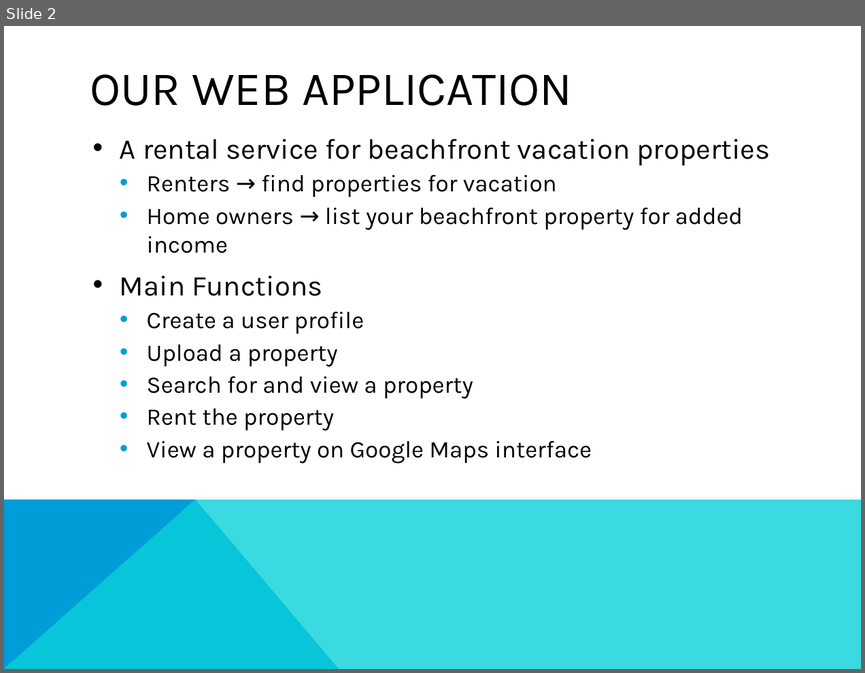
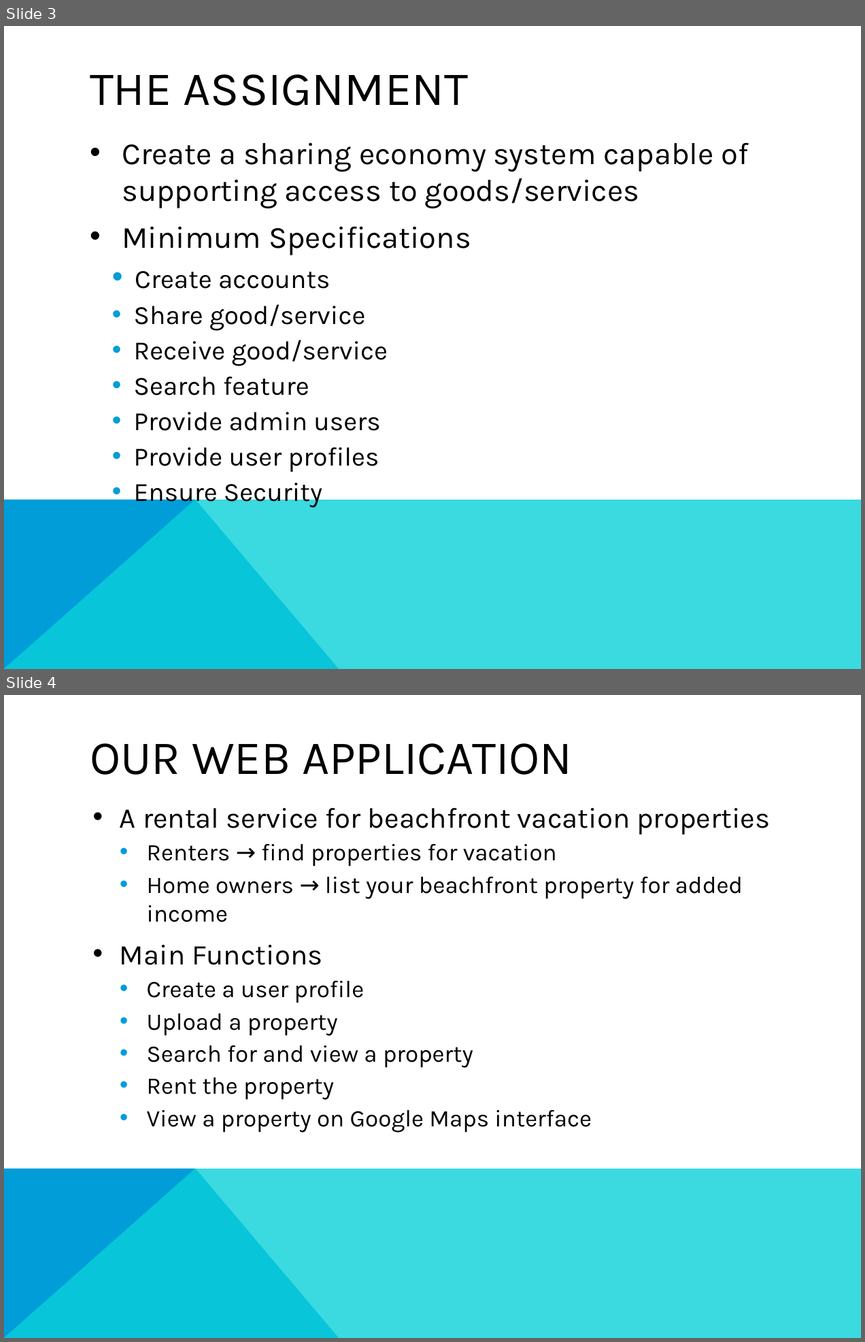
Before and after one commit to UMBC-CMSC447/Section-1-Team-3, a slide deck: Presentation/Final Presentation.pptx. Shown one above the other, each under a label of ours: slide 2 before the commit, slides 3 and 4 after it. The pictures are 865x673 and 865x1342 pixels, drawn with LibreOffice and Linux fonts; fonts in the diff are those of the drawing. Boxes give left, top, right and bottom in pixels: in the first picture for what was removed or moved away, otherwise in the second. Text is boxed around its words. In the diff, an @@ line names an element or a change of style, - is before the commit and + after.

```diff
--- a/Presentation/Final Presentation.pptx
+++ b/Presentation/Final Presentation.pptx
@@ slide 3 added at bbox=[4, 26, 861, 669], background #FFFFFF; not listed: 2 template elements that a slide beside it also shows @@
@@ title added at bbox=[90, 74, 468, 106], 40 pt, text #000000 @@
+THE ASSIGNMENT
@@ text added at bbox=[122, 142, 749, 471], 22.2 pt, text #000000 @@
+• Create a sharing economy system capable of supporting access to goods/services
+• Minimum Specifications
+    • Create accounts
+    • Share good/service
+    • Receive good/service
+    • Search feature
+    • Provide admin users
+    • Provide user profiles
+    • Ensure Security
@@ what was slide 2 is now slide 4 @@
```
Also in this commit, not shown: 2 slides changed, 1 other slide added.
